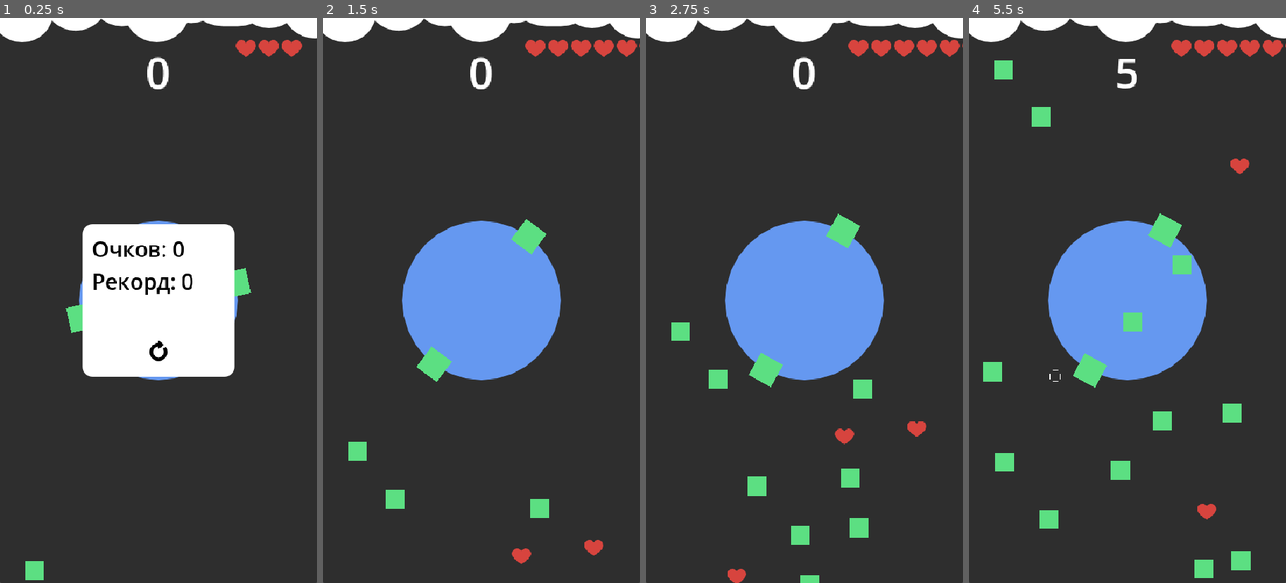
Above: before the commit, frames 1-4 (left to right).
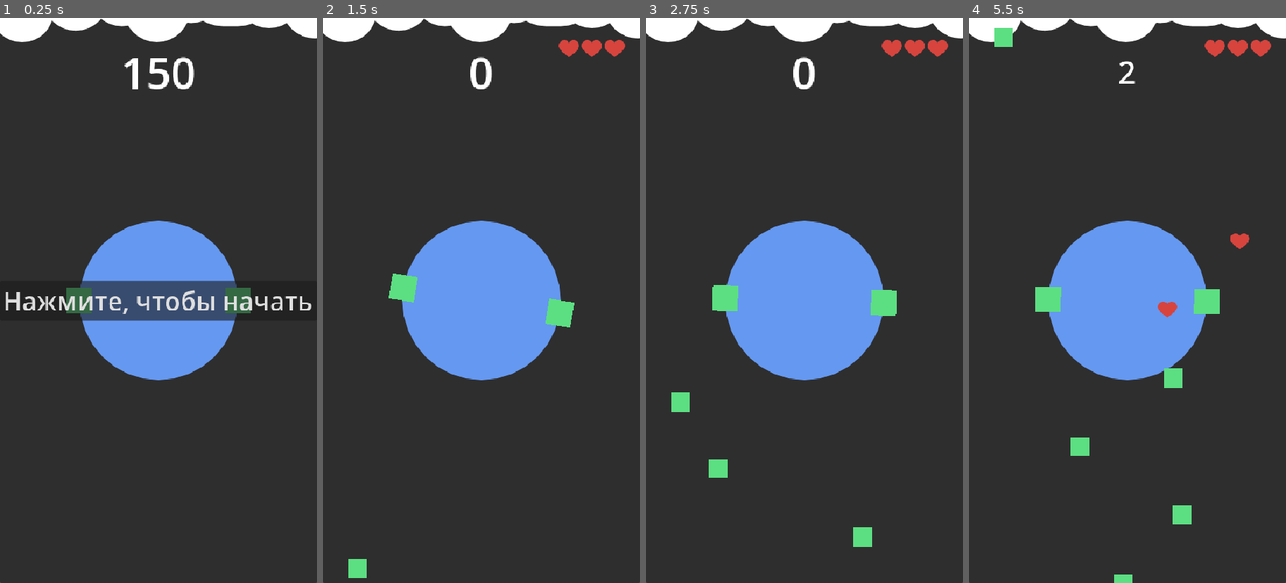
Above: after the commit, the same moments.

Repository: kotofeyy/CircleBattle
Game: Godot game, scene res://main.tscn
The game is run twice, just before and just after one commit, with the same random seed, the same clock (stepped at 60 frames per second) and the same inputs.
Inputs (mouse positions are in pixels of both pictures, inside the frame that each line leads up to):
- Up to frame 1 (0.25 s): no input
- Up to frame 2 (1.5 s): click (481, 351) at 0.52 s; click (481, 300) at 1.25 s, where only the run after the commit has a clickable "Нажмите, чтобы начать"
- Up to frame 3 (2.75 s): move the mouse to (874, 272) at 2.02 s; press the mouse at (874, 272) at 2.03 s
- Up to frame 4 (5.5 s): move the mouse to (1064, 328) at 2.77 s; release the mouse at (1064, 328) at 2.78 s; click (1064, 328) at 2.85 s; move the mouse to (1159, 176) at 3.52 s; press the mouse at (1159, 176) at 3.53 s; move the mouse to (1111, 413) at 4.27 s; release the mouse at (1111, 413) at 4.28 s; click (1111, 413) at 4.35 s; move the mouse to (1222, 385) at 5.02 s; press the mouse at (1222, 385) at 5.03 s

The runs differ from the first frame. In frame 1, 15% of the frame differs, in the area x 1-99%, y 3-100%; in frame 2, 3.1%; in frame 3, 4.3%; in frame 4, 6.1%.

Commit message:
оптимизация через tween анимацию

Diff:
--- a/code/enemy.gd
+++ b/code/enemy.gd
@@ -19,9 +19,8 @@
 	if type_element == "heart": add_theme_stylebox_override("panel", ELEMENT_HEALTH)
 	if type_element == "enemy": add_theme_stylebox_override("panel", ELEMENT_ENEMY)
 
-
-func _process(delta: float) -> void:
-	position.y -= speed * delta
+	var tween = get_tree().create_tween()
+	tween.tween_property(self, "position:y", -50, 4.5)
 
 
 func _on_visible_on_screen_enabler_2d_screen_exited() -> void:
--- a/code/main.gd
+++ b/code/main.gd
@@ -10,6 +10,7 @@
 @onready var h_box_container: HBoxContainer = $HeartsControl/MarginContainer/HBoxContainer
 @onready var animated_sprite_2d_hit: AnimatedSprite2D = $AnimatedSprite2DHit
 @onready var end_game_panel: Panel = $EndGamePanel
+@onready var start_game_button: Button = $StartGameButton
 @onready var final_scores_label: Label = $EndGamePanel/MarginContainer/VBoxContainer/FinalScoresLabel
 
 
@@ -18,15 +19,11 @@
 var chance_spawn_eneemy = 0.15
 var chance_spawn_heart = 0.30
 var health = 3
-var game_is_start = true
+var game_is_start = false
 
 
 func _ready() -> void:
-	score_label.text = str(scores)
-	spawn_loop()
-	add_heart()
-	add_heart()
-	add_heart()
+	pass
 
 
 func _physics_process(delta: float) -> void:
@@ -36,7 +33,6 @@
 		else:
 			panel.rotation_degrees -= 50 * delta
 	else:
-		end_game_panel.visible = true
 		clear_enemies()
 
 
@@ -90,6 +86,7 @@
 		score_label_wrong()
 		if health < 1:
 			game_is_start = false
+			end_game_panel.visible = true
 
 	score_label.text = str(scores)
 	final_scores_label.text = "Очков: " + str(scores)
@@ -125,6 +122,15 @@
 	restart_game()
 
 
+func start_game() -> void:
+	game_is_start = true
+	score_label.text = str(scores)
+	spawn_loop()
+	add_heart()
+	add_heart()
+	add_heart()
+
+
 func restart_game() -> void:
 	add_heart()
 	add_heart()
@@ -139,3 +145,8 @@
 	for child in children:
 		if child is Enemy:
 			child.queue_free()
+
+
+func _on_start_game_button_pressed() -> void:
+	start_game()
+	start_game_button.visible = false
--- a/main.tscn
+++ b/main.tscn
@@ -298,6 +298,7 @@
 speed_scale = 3.0
 
 [node name="EndGamePanel" type="Panel" parent="." unique_id=1717770967]
+visible = false
 z_index = 3
 layout_mode = 1
 anchors_preset = 8
@@ -428,4 +429,18 @@
 offset_bottom = 38.0
 theme_override_styles/panel = SubResource("StyleBoxFlat_4c57u")
 
+[node name="StartGameButton" type="Button" parent="." unique_id=1367958991]
+layout_mode = 1
+anchors_preset = 14
+anchor_top = 0.5
+anchor_right = 1.0
+anchor_bottom = 0.5
+offset_top = -4.0
+offset_bottom = 4.0
+grow_horizontal = 2
+grow_vertical = 2
+theme_override_font_sizes/font_size = 40
+text = "Нажмите, чтобы начать"
+
 [connection signal="pressed" from="EndGamePanel/MarginContainer/RestartGameButton" to="." method="_on_restart_game_button_pressed"]
+[connection signal="pressed" from="StartGameButton" to="." method="_on_start_game_button_pressed"]
